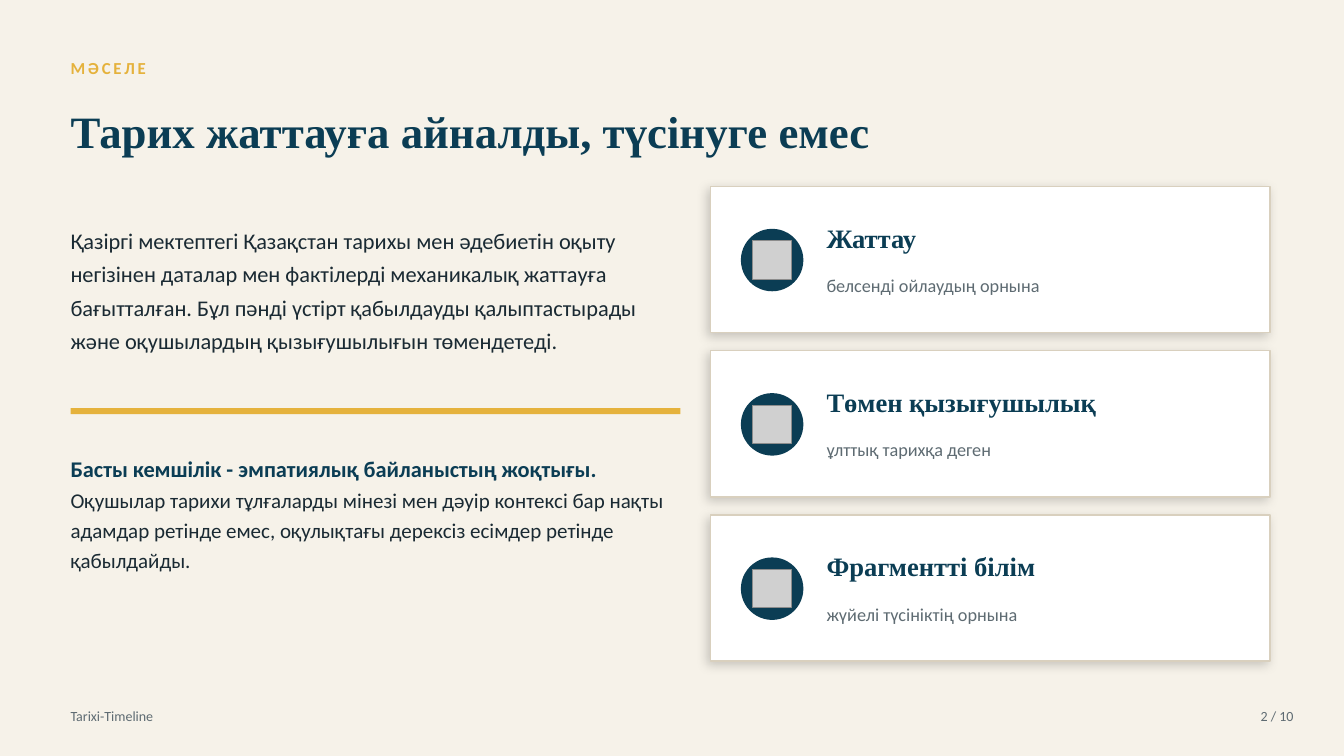
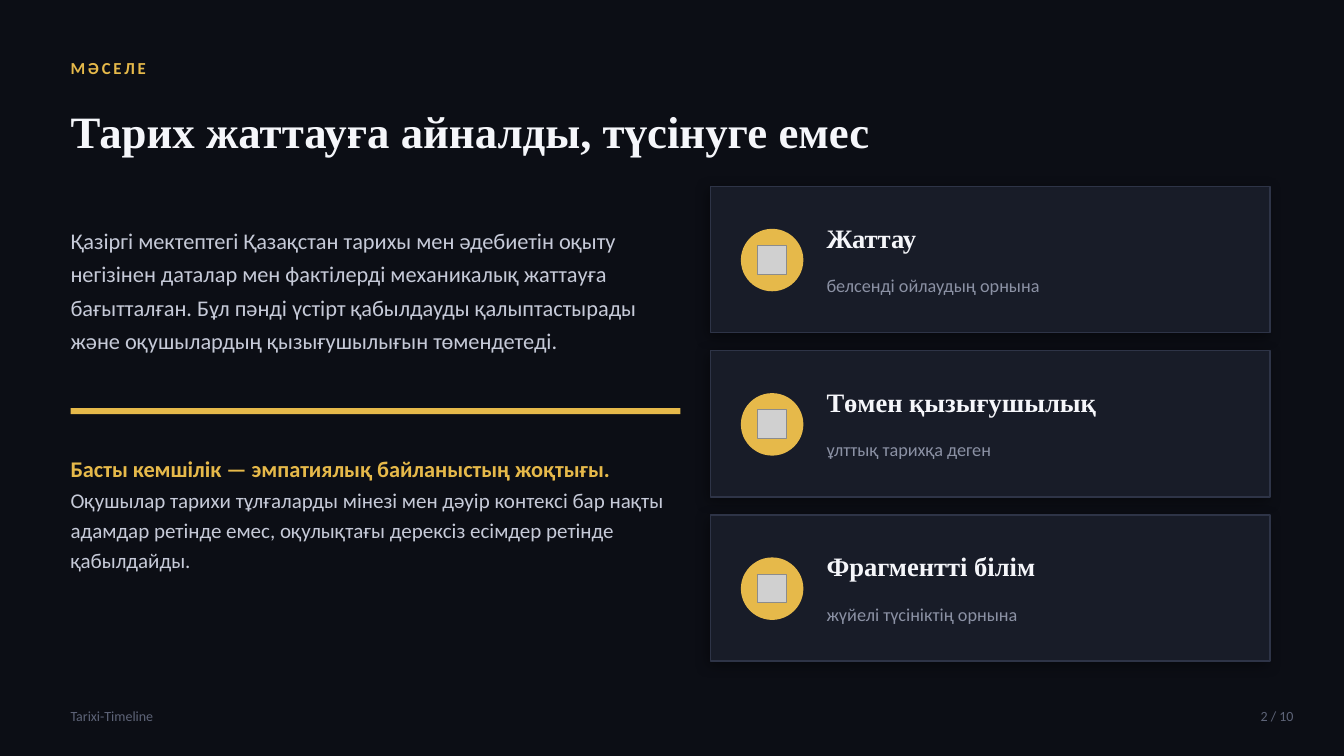
Before and after one commit to bekarazhan/tarixi-timeline, a slide deck: slide 2 of grant-presentation/Tarixi-Timeline_Tauelsizdik_urpaqtary.pptx. Drawn at 1344x756 pixels with LibreOffice and Linux fonts; fonts in the diff are those of the drawing; grey boxes stand for pictures. Boxes give left, top, right and bottom in pixels: in the first picture for what was removed or moved away, otherwise in the second. Text is boxed around its words. In the diff, an @@ line names an element or a change of style, - is before the commit and + after.

```diff
--- a/grant-presentation/Tarixi-Timeline_Tauelsizdik_urpaqtary.pptx
+++ b/grant-presentation/Tarixi-Timeline_Tauelsizdik_urpaqtary.pptx
@@ background #F6F2E9 to #0C0E15 @@
@@ text "МӘСЕЛЕ" at (x1=71, y1=63, x2=146, y2=74): text colour #E5B23C to #E6B94A @@
@@ text "Қазіргі мектептегі Қазақстан тарихы мен ..." at (x1=71, y1=233, x2=636, y2=353): text colour #1A2A33 to #C6CAD8 @@
@@ picture resized from (x1=753, y1=241, x2=791, y2=279) to (x1=758, y1=246, x2=787, y2=275) @@
@@ rectangle at (x1=71, y1=408, x2=681, y2=414): fill #E5B23C to #E6B94A @@
@@ picture resized from (x1=753, y1=405, x2=791, y2=444) to (x1=758, y1=410, x2=787, y2=440) @@
@@ text at (x1=71, y1=461, x2=664, y2=572): text changed; text colour #1A2A33 to #C6CAD8 @@
-Басты кемшілік - эмпатиялық байланыстың жоқтығы.
-Оқушылар тарихи тұлғаларды мінезі мен дәуір контексі бар нақты адамдар ретінде емес, оқулықтағы дерексіз есімдер ретінде қабылдайды.
+Басты кемшілік — эмпатиялық байланыстың жоқтығы.
+Оқушылар тарихи тұлғаларды мінезі мен дәуір контексі бар нақты адамдар ретінде емес, оқулықтағы дерексіз есімдер ретінде қабылдайды.
@@ fill #FFFFFF to #181C28; outline #D9D0BE 1 pt to #2E3447 1 pt; shadow changed in 3 elements at (x1=711, y1=187, x2=1270, y2=333), (x1=711, y1=351, x2=1270, y2=497), (x1=711, y1=515, x2=1270, y2=661) @@
@@ fill #0B3D54 to #E6B94A in 3 elements at (x1=741, y1=229, x2=804, y2=291), (x1=741, y1=393, x2=804, y2=456), (x1=741, y1=558, x2=804, y2=620) @@
@@ text colour #0B3D54 to #F5F6FA in 4 elements at (x1=71, y1=117, x2=870, y2=158), (x1=827, y1=230, x2=917, y2=253), (x1=827, y1=394, x2=1096, y2=418), (x1=827, y1=557, x2=1035, y2=582) @@
@@ picture resized from (x1=753, y1=570, x2=791, y2=608) to (x1=758, y1=575, x2=787, y2=604) @@
@@ text colour #5E6B72 to #8B91A4 in 3 elements at (x1=827, y1=279, x2=1039, y2=295), (x1=827, y1=447, x2=991, y2=459), (x1=827, y1=608, x2=1017, y2=624) @@
@@ text "Tarixi-Timeline" at (x1=71, y1=711, x2=154, y2=721): text colour #5E6B72 to #5E6478 @@
@@ text "2 / 10" at (x1=1261, y1=712, x2=1293, y2=721): text colour #5E6B72 to #5E6478 @@
```
Also in this commit, not shown: 9 other slides changed, 1 other file.
